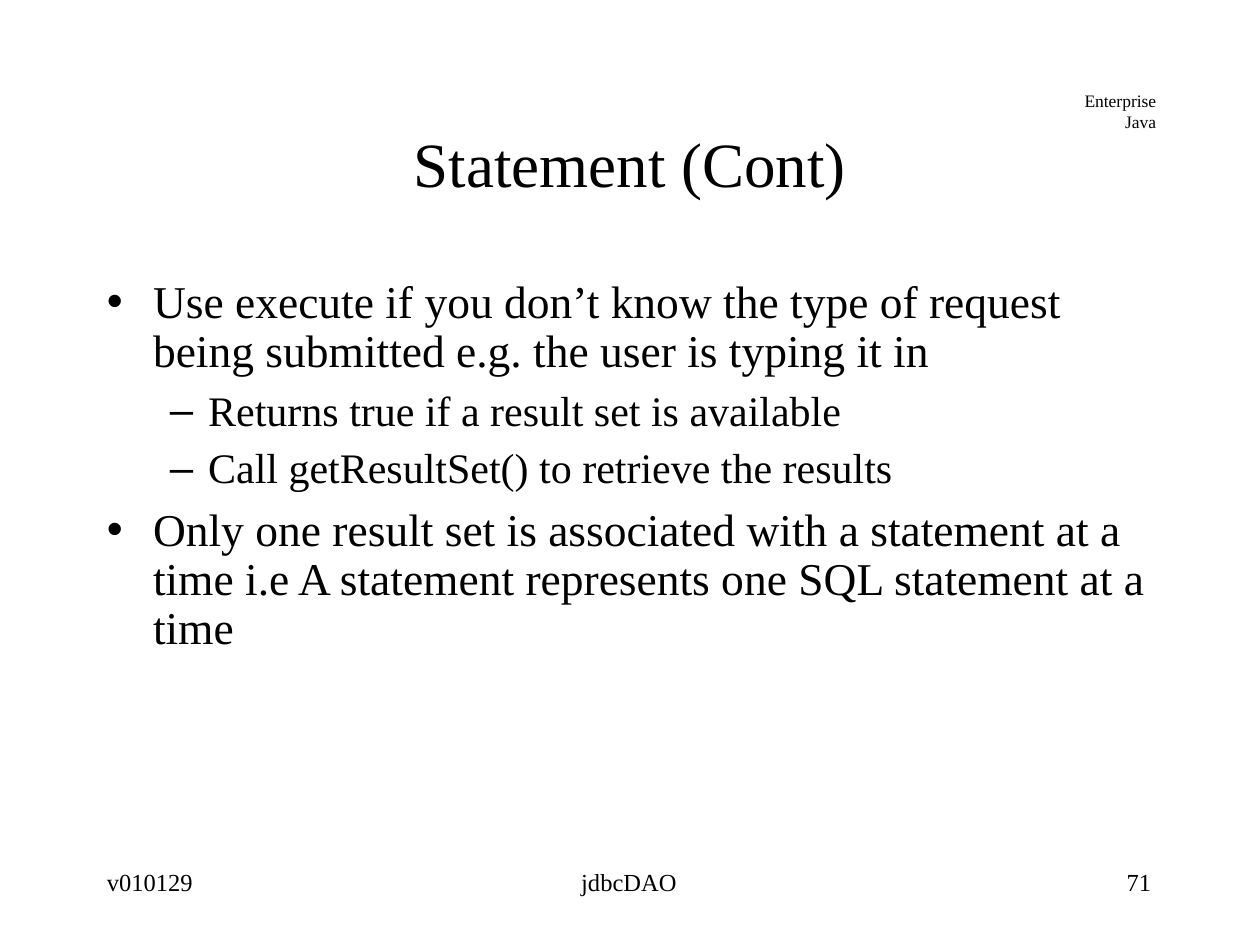
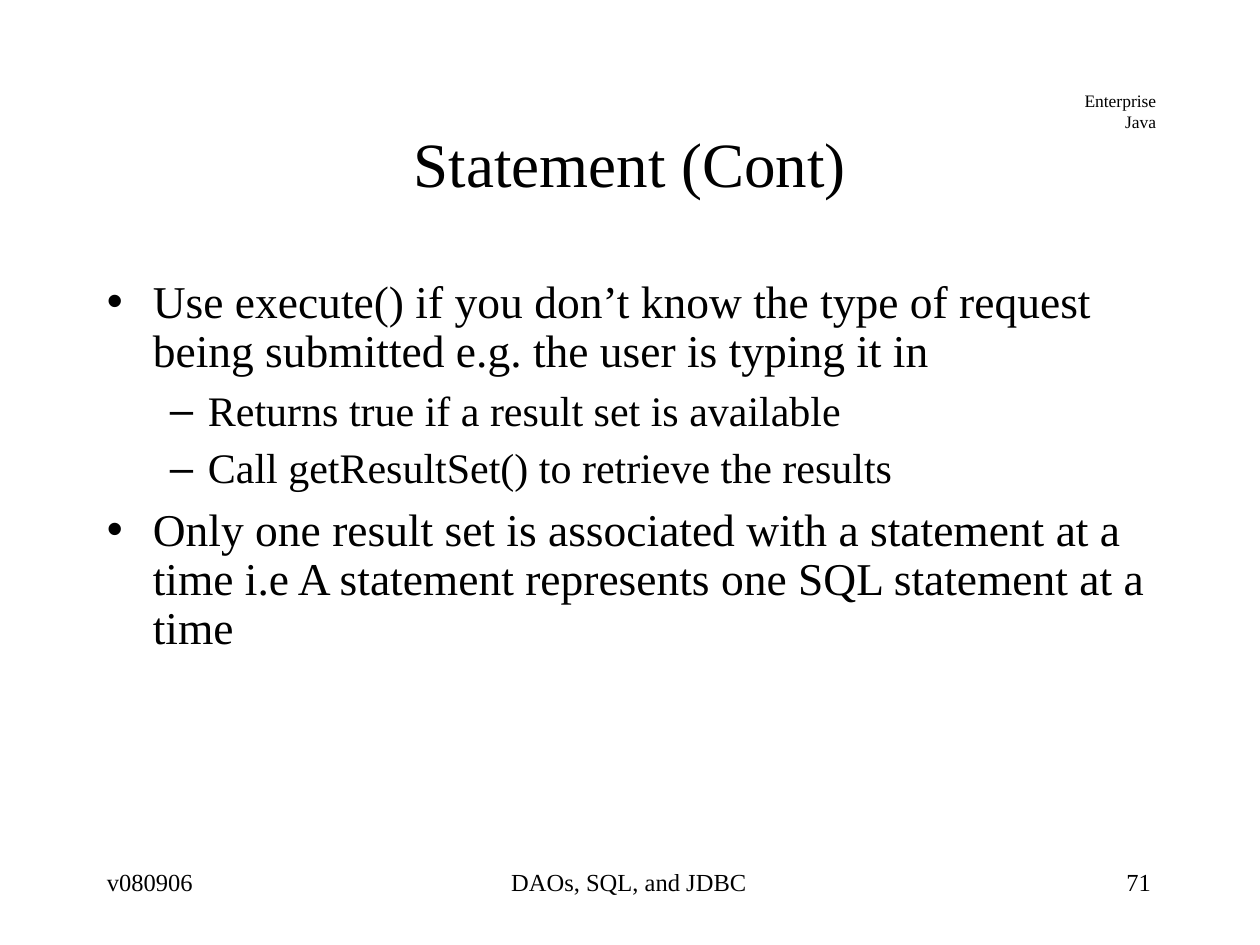
Before and after one commit to jcstaff/ejava-javaee, a slide deck: slide 71 of jdbcDAO/src/site/resources/lectures/jdbcDAO.ppt. Drawn at 1260x945 pixels with LibreOffice and Linux fonts; fonts in the diff are those of the drawing. Boxes give left, top, right and bottom in pixels: in the first picture for what was removed or moved away, otherwise in the second. Text is boxed around its words. In the diff, an @@ line names an element or a change of style, - is before the commit and + after.

```diff
--- a/jdbcDAO/src/site/resources/lectures/jdbcDAO.ppt
+++ b/jdbcDAO/src/site/resources/lectures/jdbcDAO.ppt
@@ text at bbox=[153, 286, 1090, 376]: text changed @@
-• Use execute if you don’t know the type of request being submitted e.g. the user is typing it in
+• Use execute() if you don’t know the type of request being submitted e.g. the user is typing it in
@@ text at bbox=[107, 874, 193, 892]: text changed @@
-v010129
+v080906
@@ text at bbox=[511, 874, 746, 895]: text changed @@
-jdbcDAO
+DAOs, SQL, and JDBC
```
Also in this commit, not shown: 97 other slides changed, 1 slide added, 1 slide removed, 4 other files.
